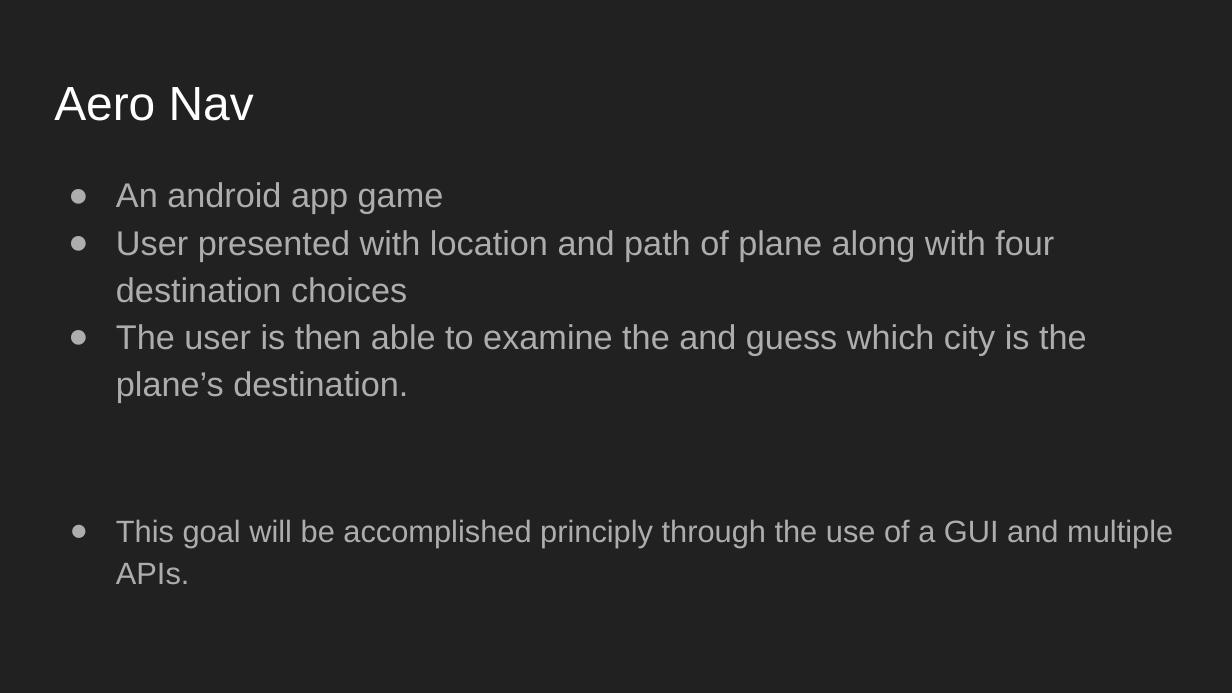
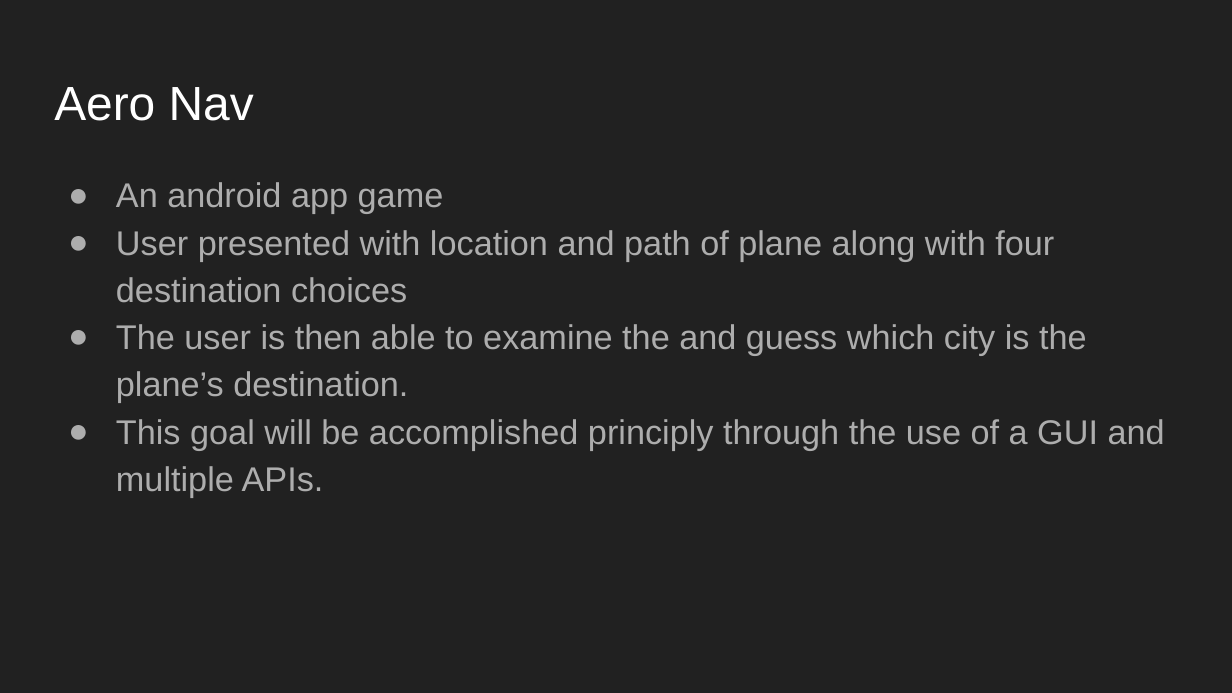
Before and after one commit to MichaelJAliberti/AeroNav, a slide deck: slide 2 of docs/ProjectArchitecture.pptx (slide 3 before the commit). Drawn at 1232x693 pixels with LibreOffice and Linux fonts; fonts in the diff are those of the drawing. Boxes give left, top, right and bottom in pixels: in the first picture for what was removed or moved away, otherwise in the second. Text is boxed around its words. In the diff, an @@ line names an element or a change of style, - is before the commit and + after.

```diff
--- a/docs/ProjectArchitecture.pptx
+++ b/docs/ProjectArchitecture.pptx
@@ text at (116, 419, 1165, 497): size 18 to 20 pt in "This goal will be accomplished principly through ..."; indent changed; less space between paragraphs @@
```
Also in this commit, not shown: 1 other slide changed.
